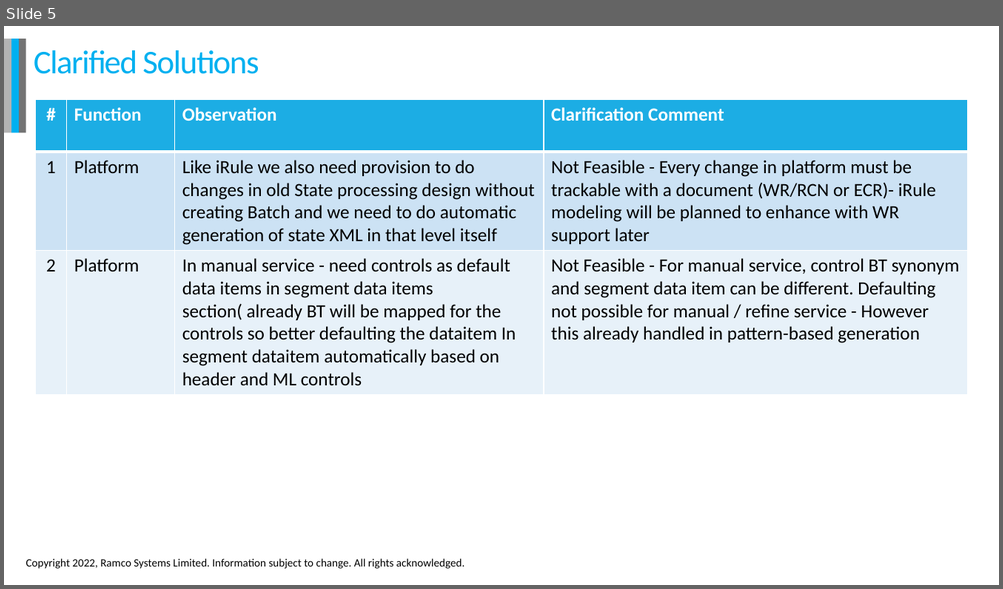
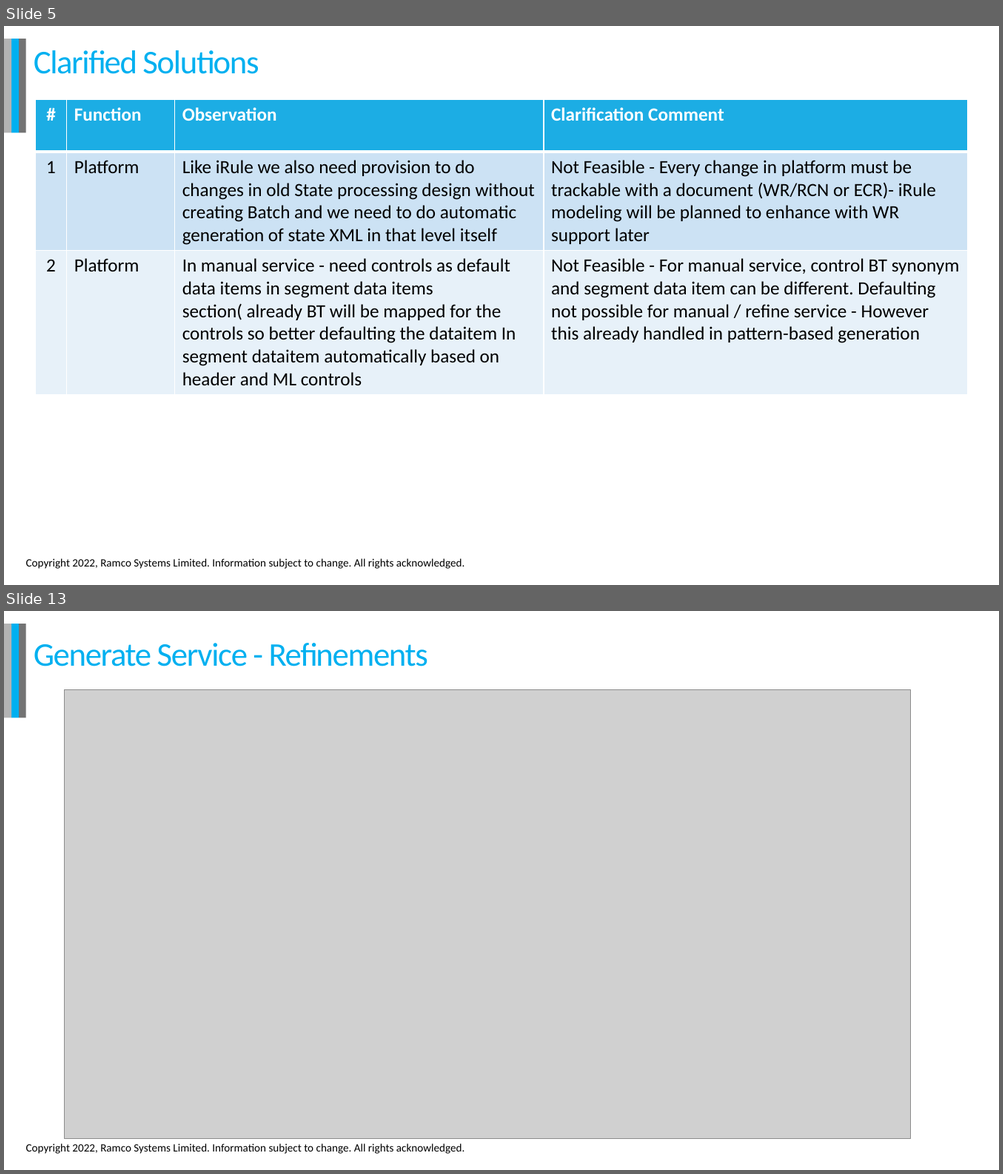
Before and after one commit to jeyalatha/SystemBackup, a slide deck: HRP Developer Productivity.pptx. Shown one above the other, each under a label of ours: slide 5 before the commit, slides 5 and 13 after it; the slides between them are not shown. The pictures are 1003x589 and 1003x1174 pixels, drawn with LibreOffice and Linux fonts; fonts in the diff are those of the drawing; grey boxes stand for pictures; background and template pictures are left out. Boxes give left, top, right and bottom in pixels: in the first picture for what was removed or moved away, otherwise in the second. Text is boxed around its words. In the diff, an @@ line names an element or a change of style, - is before the commit and + after.

```diff
--- a/HRP Developer Productivity.pptx
+++ b/HRP Developer Productivity.pptx
@@ slide 13 added at [4, 611, 999, 1170], background #FFFFFF; not listed: 4 template elements that a slide beside it also shows @@
@@ title added at [34, 643, 428, 667], 32 pt, text #00B0F0 @@
+Generate Service - Refinements
@@ picture added at [65, 690, 910, 1139] @@
```
Also in this commit, not shown: 2 slides changed, 8 other slides added, 17 other files.
